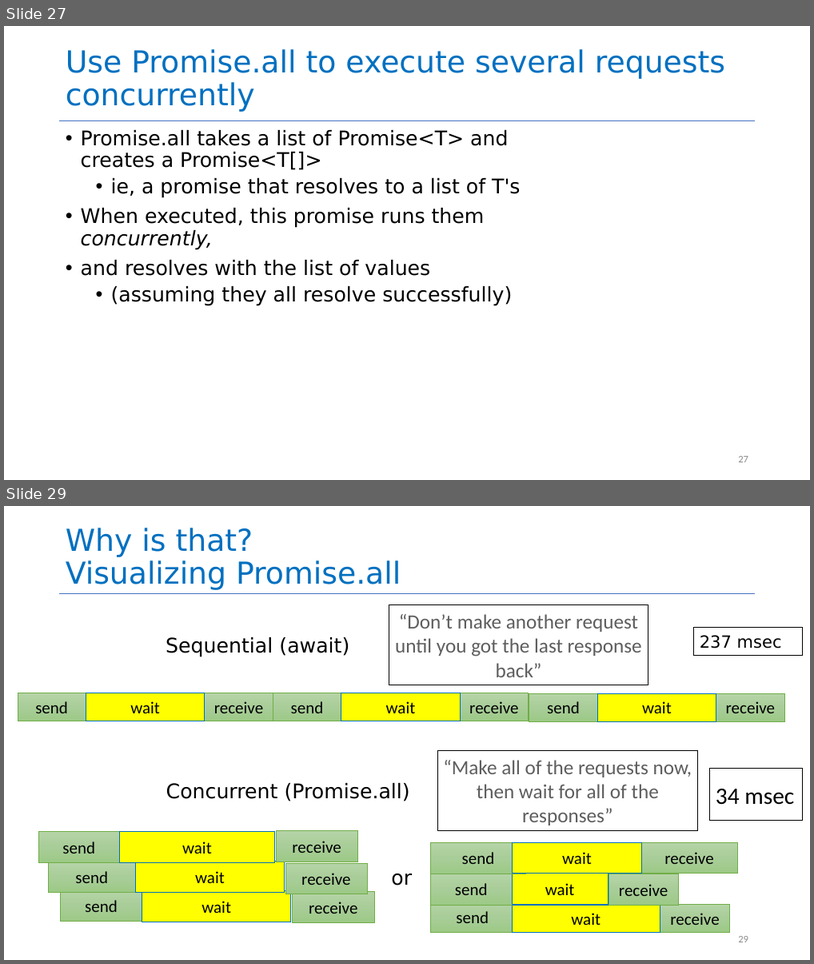
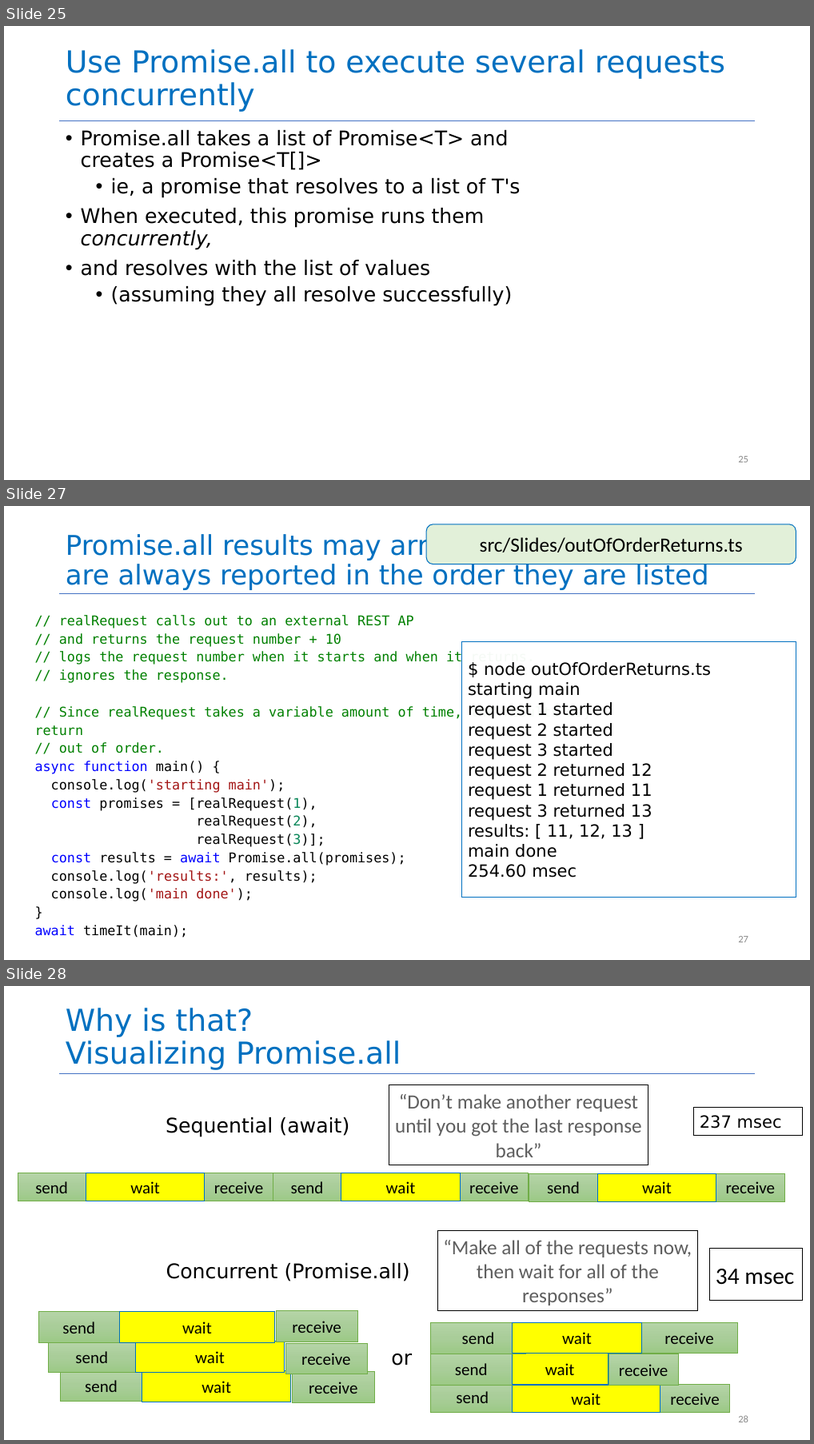
Before and after one commit to neu-se/CS4530-Fall-2026, a slide deck: Slides/Module 08 Concurrency.pptx. Shown one above the other, each under a label of ours: slides 27 and 29 before the commit, slides 25, 27 and 28 after it; the slides between them are not shown. The pictures are 814x964 and 814x1444 pixels, drawn with LibreOffice and Linux fonts; fonts in the diff are those of the drawing. Boxes give left, top, right and bottom in pixels: in the first picture for what was removed or moved away, otherwise in the second. Text is boxed around its words. In the diff, an @@ line names an element or a change of style, - is before the commit and + after.

```diff
--- a/Slides/Module 08 Concurrency.pptx
+++ b/Slides/Module 08 Concurrency.pptx
@@ slide 27 added at (4,506,810,960), background #FFFFFF; not listed: 1 template element that a slide beside it also shows @@
@@ rounded rectangle added at (427,524,797,564), fill #E2F0D9, outline #0070C0 1 pt, 24 pt, text #000000 @@
+src/Slides/outOfOrderReturns.ts
@@ title added at (66,533,709,590), 32.4 pt, text #0070C0 @@
+Promise.all results may arrive out of order, but are always reported in the order they are listed
@@ text added at (35,615,591,936), 16 pt, text #008000 @@
+// realRequest calls out to an external REST AP
+// and returns the request number + 10
+// logs the request number when it starts and when it returns.
+// ignores the response.
+// Since realRequest takes a variable amount of time, the results may return
+// out of order.
+async function main() {
+console.log('starting main');
+const promises = [realRequest(1),
+realRequest(2),
+realRequest(3)];
+const results = await Promise.all(promises);
+console.log('results:', results);
+console.log('main done');
+}
+await timeIt(main);
@@ rectangle added at (462,642,797,897), fill #FFFFFF at 96% opacity, outline #0070C0 1 pt, 20 pt, text #000000 @@
+$ node outOfOrderReturns.ts
+starting main
+request 1 started
+request 2 started
+request 3 started
+request 2 returned 12
+request 1 returned 11
+request 3 returned 13
+results: [ 11, 12, 13 ]
+main done
+254.60 msec
@@ page number added at (738,936,749,942), 12 pt, text #8C8C8C @@
+27
@@ what was slide 27 is now slide 25 @@
@@ page number at (738,456,749,462): text changed @@
-27
+25
@@ what was slide 29 is now slide 28 @@
```
Also in this commit, not shown: 5 slides changed, 2 slides removed, 1 other file.
